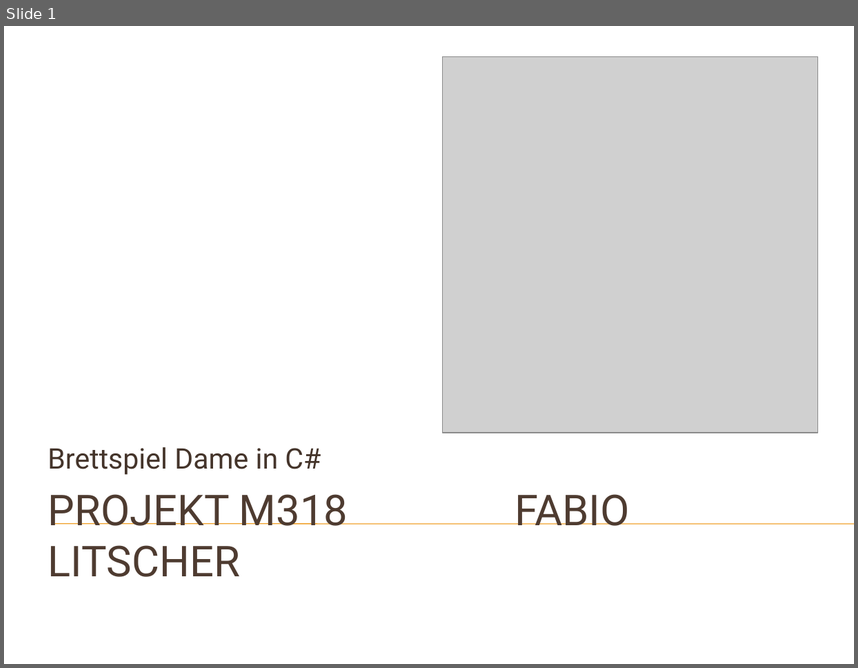
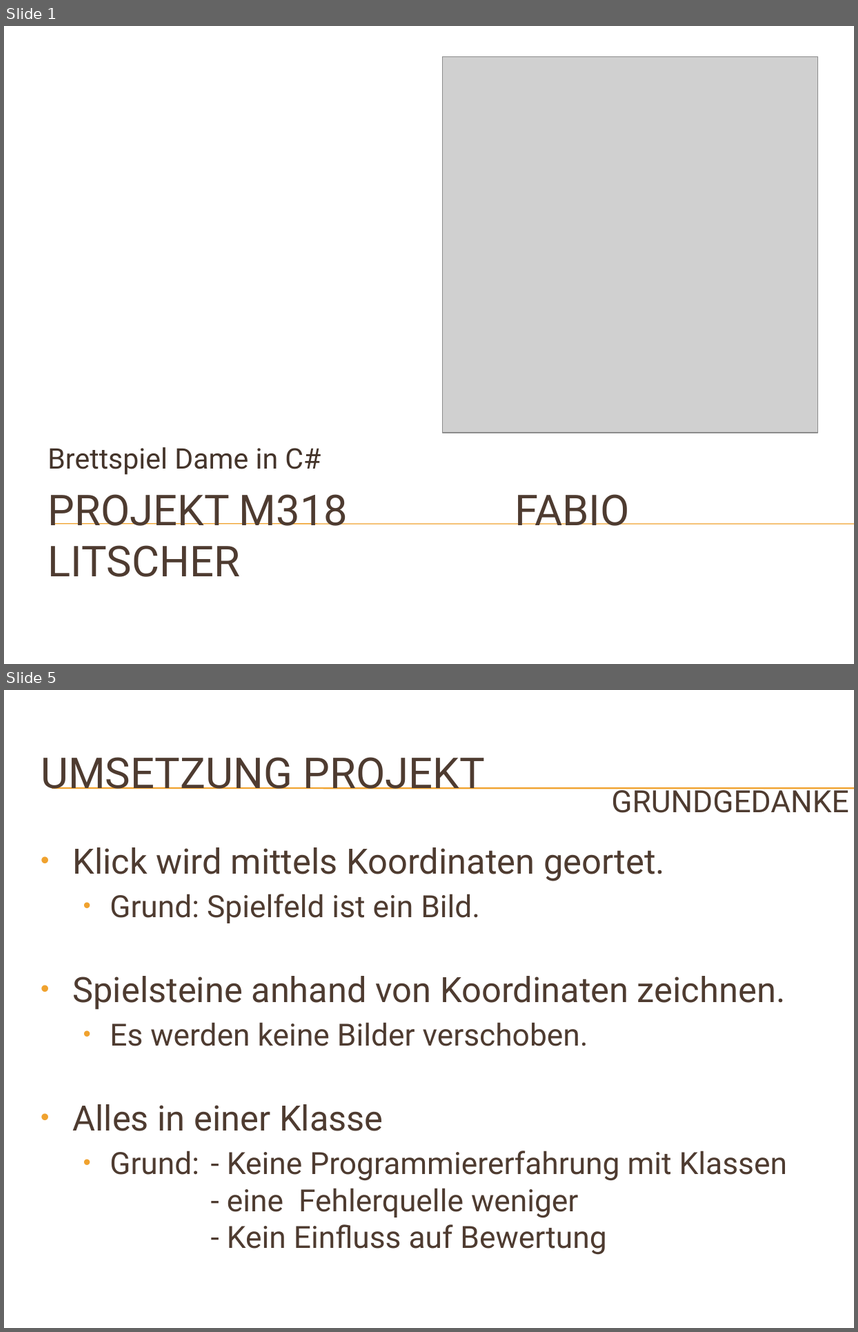
Before and after one commit to fabio-litscher/M318_Dame, a slide deck: Note 3-2/Dame_fabio_litscher.pptx. Shown one above the other, each under a label of ours: slide 1 before the commit, slides 1 and 5 after it; the slides between them are not shown. The pictures are 858x668 and 858x1332 pixels, drawn with LibreOffice and Linux fonts; fonts in the diff are those of the drawing; grey boxes stand for pictures; background and template pictures are left out. Boxes give left, top, right and bottom in pixels: in the first picture for what was removed or moved away, otherwise in the second. Text is boxed around its words. In the diff, an @@ line names an element or a change of style, - is before the commit and + after.

```diff
--- a/Note 3-2/Dame_fabio_litscher.pptx
+++ b/Note 3-2/Dame_fabio_litscher.pptx
@@ slide 5 added at [4, 690, 854, 1328], background picture (left out) @@
@@ title added at [41, 757, 485, 789], 36 pt, text #4E3B30 @@
+UMSETZUNG PROJEKT
@@ line added from (52, 788) to (854, 788), #F0A22E 0.75 pt @@
@@ line added from (52, 789) to (854, 789), #F0A22E 0.75 pt @@
@@ text added at [611, 787, 849, 813], 25.9 pt, text #4E3B30 @@
+GRUNDGEDANKE
@@ text added at [72, 847, 787, 1254], 25.9 pt, text #4E3B30 @@
+• Klick wird mittels Koordinaten geortet.
+  • Grund: Spielfeld ist ein Bild.
+• Spielsteine anhand von Koordinaten zeichnen.
+  • Es werden keine Bilder verschoben.
+• Alles in einer Klasse
+  • Grund: - Keine Programmiererfahrung mit Klassen
+    - eine Fehlerquelle weniger
+    - Kein Einfluss auf Bewertung
```
Also in this commit, not shown: 2 slides changed, 7 other slides added, 2 slides removed, 6 other files.
